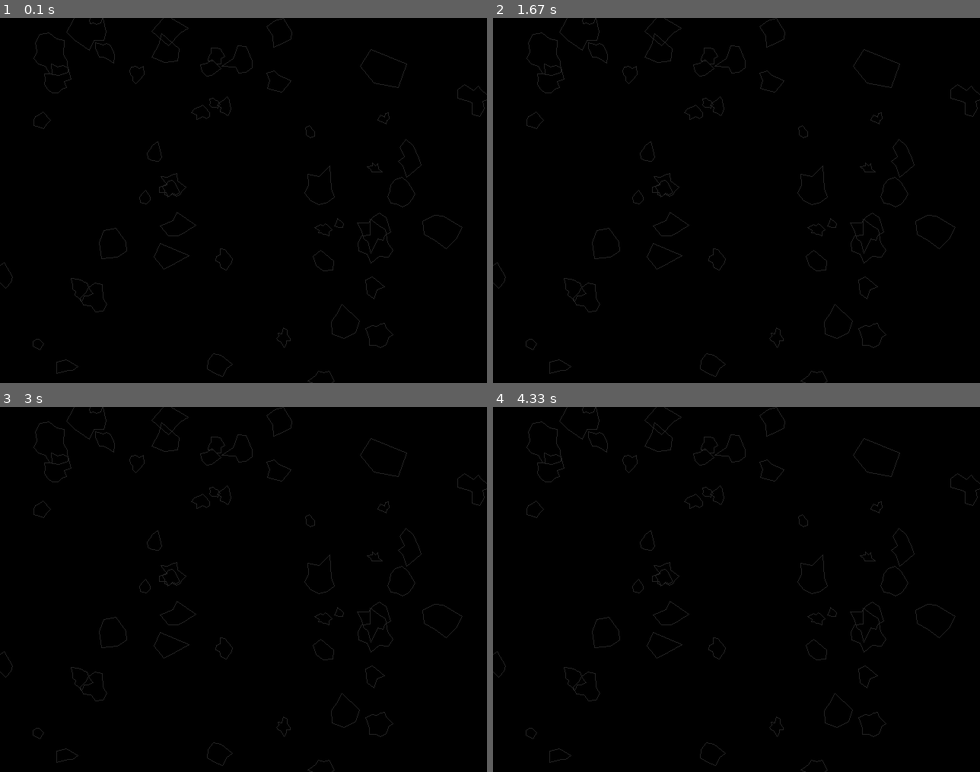
Above: before the commit, frames 1-4 (two rows, left to right).
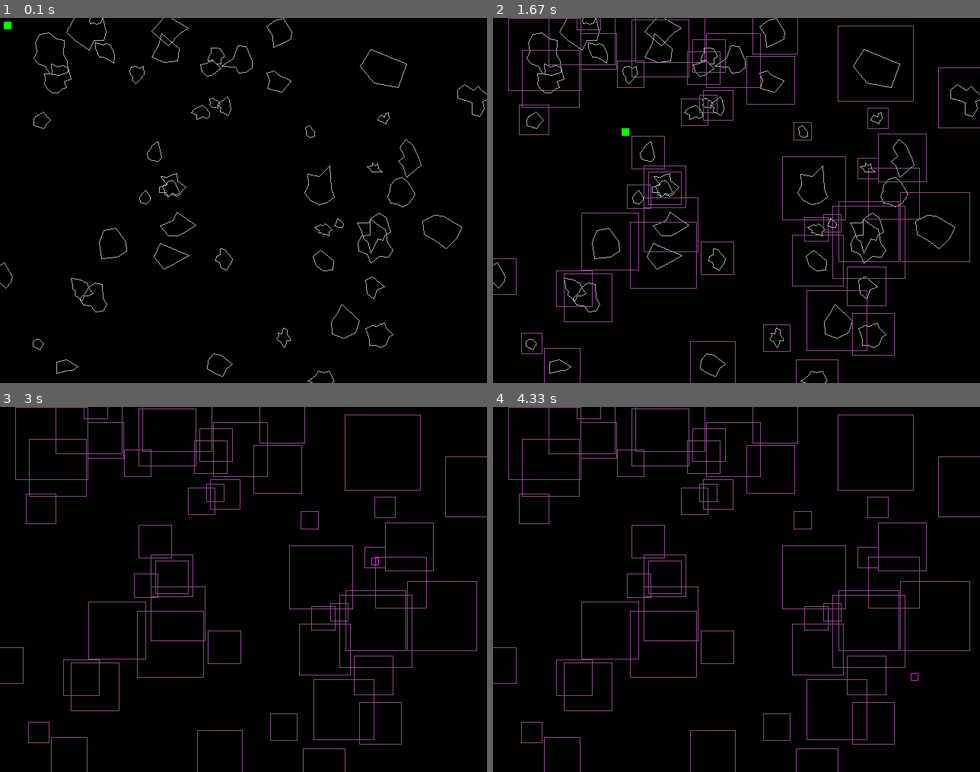
Above: after the commit, the same moments.

Repository: ilvrak/asteroid-blaster
Game: pygame game, started from test_asteroids_oop.py
Two runs of this game, one before a commit and one after it. Both use one fixed random seed, a clock stepped at 60 frames per second and the inputs below.
Inputs (mouse positions are in pixels of both pictures, inside the frame that each line leads up to):
- Up to frame 1 (0.1 s): no input
- Up to frame 2 (1.67 s): hold R 0.33-0.8 s; move the mouse to (717, 215) at 0.37 s; click (585, 284) at 0.88 s; click (916, 328) at 1.22 s; click (619, 127) at 1.55 s
- Up to frame 3 (3 s): click (243, 633) at 1.88 s; click (175, 512) at 2.22 s; hold O 2.5-2.97 s; click (370, 556) at 2.58 s
- Up to frame 4 (4.33 s): click (580, 626) at 3.05 s; click (595, 520) at 3.38 s; click (619, 655) at 3.72 s; click (911, 673) at 4.05 s

The runs differ from the first frame. In frame 1, 1.4% of the frame differs, in the area x 0-100%, y 0-100%; in frame 2, 4.7%; in frame 3, 4.7%; in frame 4, 4.7%.

Commit message:
toggling rects and masks

Diff:
--- a/classes.py
+++ b/classes.py
@@ -98,7 +98,7 @@
 
     def draw(self):
         pg.draw.circle(self.game.screen, self.color, (self.x, self.y), self.radius, 1)
-        # pg.draw.rect(screen, 'magenta', self.rect, 1)
+        # pg.draw.rect(self.game.screen, 'magenta', self.rect, 1)
 
     def hitted(self):
         self.radius
--- a/test_asteroids_oop.py
+++ b/test_asteroids_oop.py
@@ -4,15 +4,18 @@
 
 
 class Asteroid:
-    def __init__(self, space, center, mu, sigma, maxr, num_points):
+    def __init__(self, space, center, mu, sigma, radius, num_points):
         self.space = space
         self.center = center
+        self.x = center[0]
+        self.y = center[1]
         self.mu = mu
         self.sigma = sigma
-        self.maxr = maxr
+        self.radius = radius
         self.num_points = num_points
         self.points = self.generate_polygon()
-        self.mask = self.generate_mask()
+        self.rect = self.get_rect()
+        self.mask = self.get_mask()
 
     def generate_polygon(self):
         def linspace(start, stop, num_steps):
@@ -24,14 +27,17 @@
 
         points = []
         for theta in linspace(0, 2 * math.pi - (2 * math.pi / self.num_points), self.num_points):
-            radius = min(random.gauss(self.mu, self.sigma), self.maxr)
-            x = self.center[0] + radius * math.cos(theta)
-            y = self.center[1] + radius * math.sin(theta)
+            point_radius = min(random.gauss(self.mu, self.sigma), self.radius)
+            x = self.center[0] + point_radius * math.cos(theta)
+            y = self.center[1] + point_radius * math.sin(theta)
             points.append([x, y])
         return points
 
-    def generate_mask(self):
-        mask_surface = pg.Surface((self.maxr*2, self.maxr*2), pg.SRCALPHA)
+    def get_rect(self):
+        return pg.Rect(self.x - self.radius, self.y - self.radius, self.radius * 2, self.radius * 2)
+
+    def get_mask(self):
+        mask_surface = pg.Surface((self.radius * 2, self.radius * 2), pg.SRCALPHA)
         pg.draw.polygon(mask_surface, (255, 255, 255), self.points)
         mask_surface.fill((255, 255, 255))
         mask_surface.set_colorkey((255, 255, 255))
@@ -41,16 +47,56 @@
         pass
 
     def draw(self):
-        pg.draw.polygon(self.space.game.screen, (35, 35, 35), self.points, 1)
+        if self.space.show_collide_rects:
+            pg.draw.rect(self.space.game.screen, 'orchid4', self.rect, 1)
+        if self.space.show_collide_masks:
+            self.space.game.screen.blit(self.mask_image, self.position)
+        if self.space.show_objects:
+            pg.draw.polygon(self.space.game.screen, 'darkgray', self.points, 1)
+
+
+class Mouse:
+    def __init__(self, space):
+        self.space = space
+        self.surface = pg.Surface((10, 10))
+        self.mask = pg.mask.from_surface(self.surface)
+        self.color = 'red'
+        self.position = pg.mouse.get_pos()
+        self.rect = self.get_rect()
+        self.mask_image = self.get_mask()
+
+    def get_rect(self):
+        return self.surface.get_rect(topleft=self.position)
+
+    def get_mask(self):
+        return self.mask.to_surface()
+
+    def update(self):
+        self.position = pg.mouse.get_pos()
+        self.rect = self.surface.get_rect(topleft=self.position)
+        self.mask = pg.mask.from_surface(self.surface)
+
+    def draw(self):
+        if self.space.show_collide_rects:
+            pg.draw.rect(self.space.game.screen, 'magenta', self.rect, 1)
+        if self.space.show_collide_masks:
+            self.space.game.screen.blit(self.mask_image, self.position)
+        if self.space.show_objects:
+            self.space.game.screen.blit(self.surface, self.position)
+            self.surface.fill(self.color)
 
 
 class Space:
-    def __init__(self, game, asteroids_number=50, asteroids_sizes=(5,25), asteroid_vertices=(5,15)):
+    def __init__(self, game, asteroids_number=50, asteroids_sizes=(5, 25), asteroid_vertices=(5, 15)):
         self.game = game
+        self.mouse = Mouse(self)
         self.asteroids = []
         self.asteroids_number = asteroids_number
         self.asteroids_sizes = asteroids_sizes
         self.asteroid_vertices = asteroid_vertices
+        self.show_collide_rects = False
+        self.show_collide_masks = False
+        self.show_objects = True
 
     def generate_asteroids(self):
         for _ in range(self.asteroids_number):
@@ -61,11 +107,21 @@
             asteroid = Asteroid(self, (x, y), size, size / 4, size * 2, vertices)
             self.asteroids.append(asteroid)
 
+    def check_collision(self):
+        collision_index = self.mouse.rect.collidelist([asteroid.rect for asteroid in self.asteroids])
+        if collision_index == -1:
+            self.mouse.color = 'green'
+        else:
+            self.mouse.color = 'red'
+
     def update(self):
+        self.check_collision()
+        self.mouse.update()
         for asteroid in self.asteroids:
             asteroid.update()
 
     def draw(self):
+        self.mouse.draw()
         for asteroid in self.asteroids:
             asteroid.draw()
 
@@ -79,6 +135,7 @@
         self.clock = pg.time.Clock()
         self.running = True
         self.fps = fps
+        pg.mouse.set_visible(False)
 
         self.space = Space(self)
         self.space.generate_asteroids()
@@ -87,6 +144,13 @@
         for event in pg.event.get():
             if event.type == pg.QUIT:
                 self.running = False
+            elif event.type == pg.KEYDOWN:
+                if event.key == pg.K_r:
+                    self.space.show_collide_rects = not self.space.show_collide_rects
+                if event.key == pg.K_m:
+                    self.space.show_collide_masks = not self.space.show_collide_masks
+                if event.key == pg.K_o:
+                    self.space.show_objects = not self.space.show_objects
 
     def update(self):
         self.space.update()
Not shown, added: readme.md
